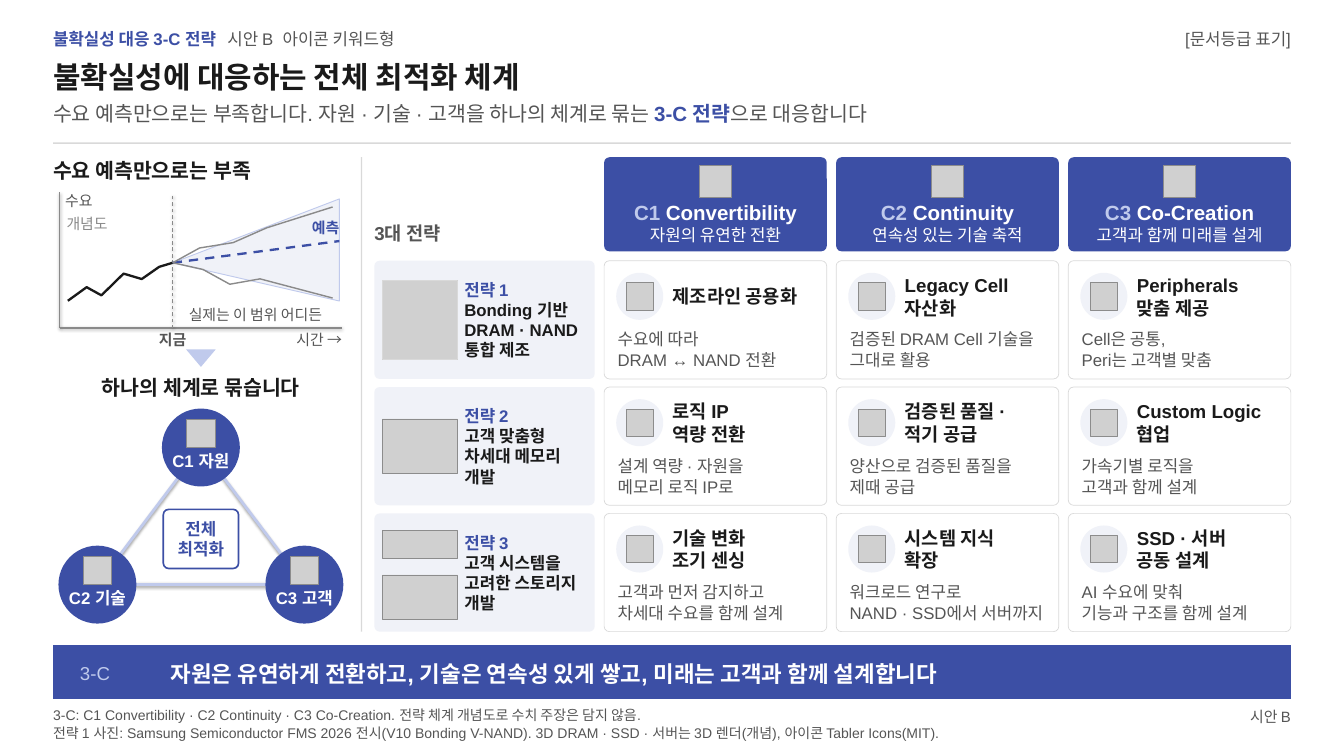
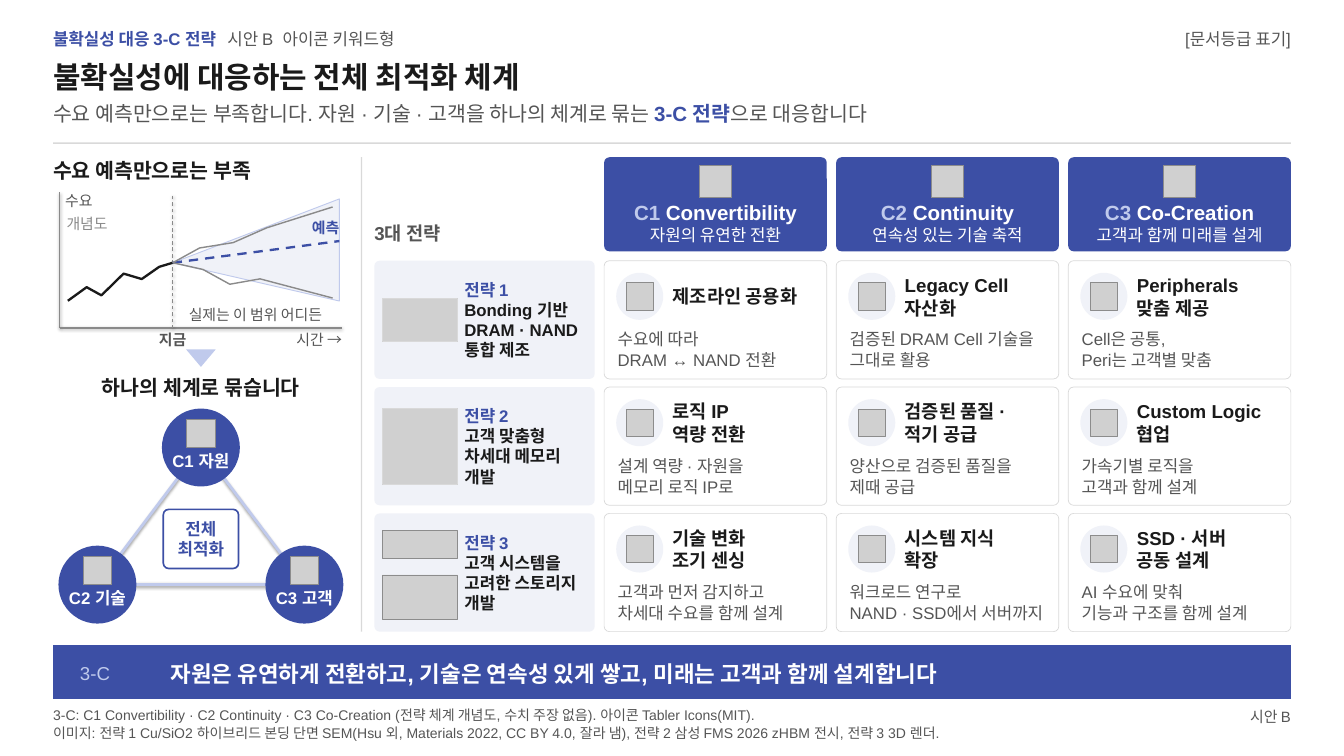
Before and after one commit to k31001/action-learning, a slide deck: slide 2 of outputs/presentation/uncertainty-3c-strategy-options.pptx. Drawn at 1344x756 pixels with LibreOffice and Linux fonts; fonts in the diff are those of the drawing; grey boxes stand for pictures. Boxes give left, top, right and bottom in pixels: in the first picture for what was removed or moved away, otherwise in the second. Text is boxed around its words. In the diff, an @@ line names an element or a change of style, - is before the commit and + after.

```diff
--- a/outputs/presentation/uncertainty-3c-strategy-options.pptx
+++ b/outputs/presentation/uncertainty-3c-strategy-options.pptx
@@ rectangle: place and size @@
-rectangle at [382, 280, 458, 360]
+rectangle at [382, 298, 458, 341]
@@ picture: place and size @@
-picture at [382, 280, 458, 360]
+picture at [382, 298, 458, 341]
@@ picture: place and size @@
-picture at [382, 419, 458, 473]
+picture at [382, 408, 458, 484]
@@ rectangle added at [382, 408, 458, 484], outline #D9D9D9 0.75 pt @@
@@ text at [53, 708, 940, 741]: text changed @@
-3-C: C1 Convertibility · C2 Continuity · C3 Co-Creation. 전략 체계 개념도로 수치 주장은 담지 않음.
-전략 1 사진: Samsung Semiconductor FMS 2026 전시(V10 Bonding V-NAND). 3D DRAM · SSD · 서버는 3D 렌더(개념), 아이콘 Tabler Icons(MIT).
+3-C: C1 Convertibility · C2 Continuity · C3 Co-Creation (전략 체계 개념도, 수치 주장 없음). 아이콘 Tabler Icons(MIT).
+이미지: 전략 1 Cu/SiO2 하이브리드 본딩 단면 SEM(Hsu 외, Materials 2022, CC BY 4.0, 잘라 냄), 전략 2 삼성 FMS 2026 zHBM 전시, 전략 3 3D 렌더.
```
Also in this commit, not shown: 2 other slides changed, 9 other files.
